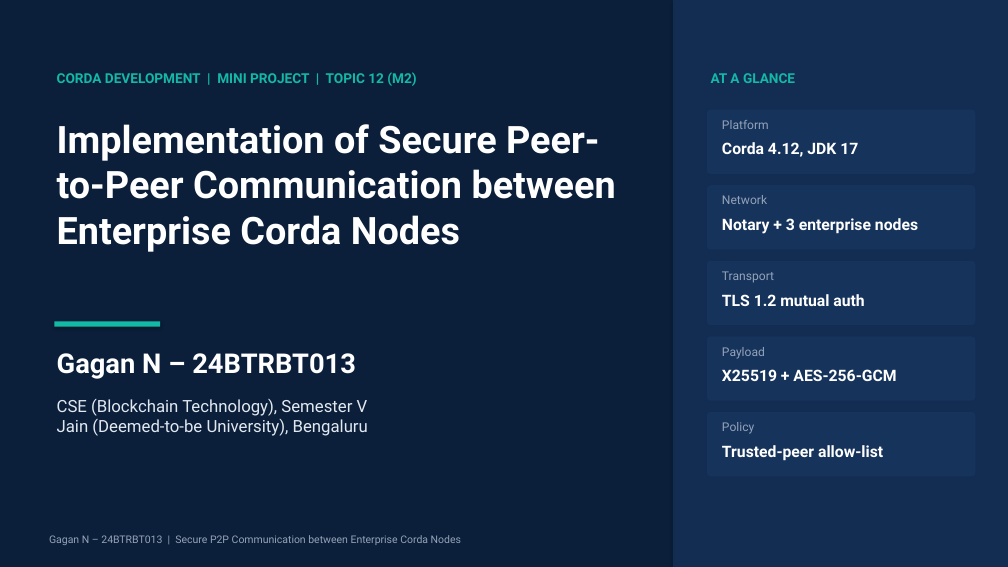
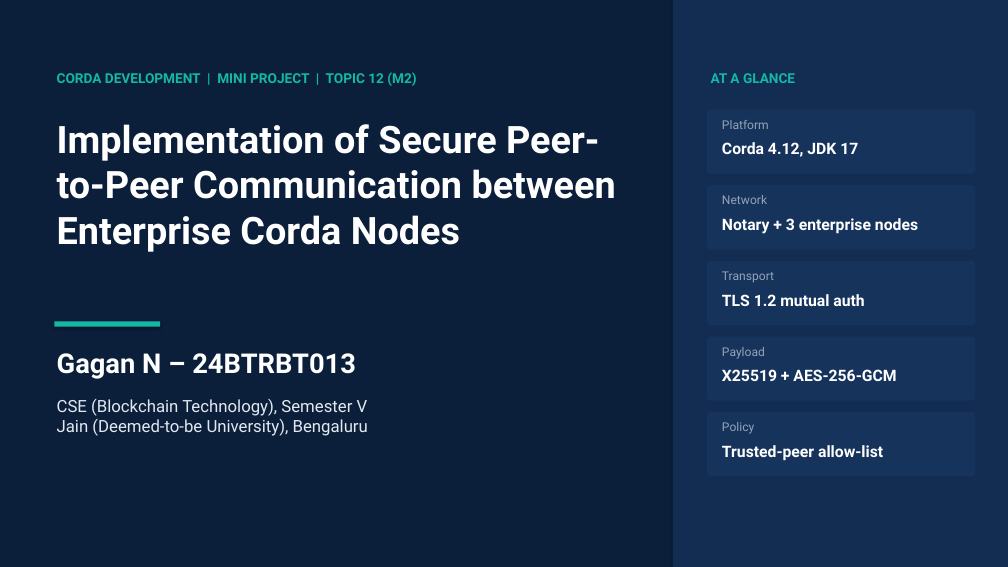
Before and after one commit to Momo-1628/secure-p2p-corda-nodes, a slide deck: slide 1 of ppt/Topic12_Secure_P2P_Corda_24BTRBT013.pptx. Drawn at 1008x567 pixels with LibreOffice and Linux fonts; fonts in the diff are those of the drawing. Boxes give left, top, right and bottom in pixels: in the first picture for what was removed or moved away, otherwise in the second. Text is boxed around its words. In the diff, an @@ line names an element or a change of style, - is before the commit and + after.

```diff
--- a/ppt/Topic12_Secure_P2P_Corda_24BTRBT013.pptx
+++ b/ppt/Topic12_Secure_P2P_Corda_24BTRBT013.pptx
@@ text removed at (x1=49, y1=535, x2=461, y2=545) @@
-Gagan N – 24BTRBT013 | Secure P2P Communication between Enterprise Corda Nodes
```
Also in this commit, not shown: 15 other slides changed, 2 other files.
